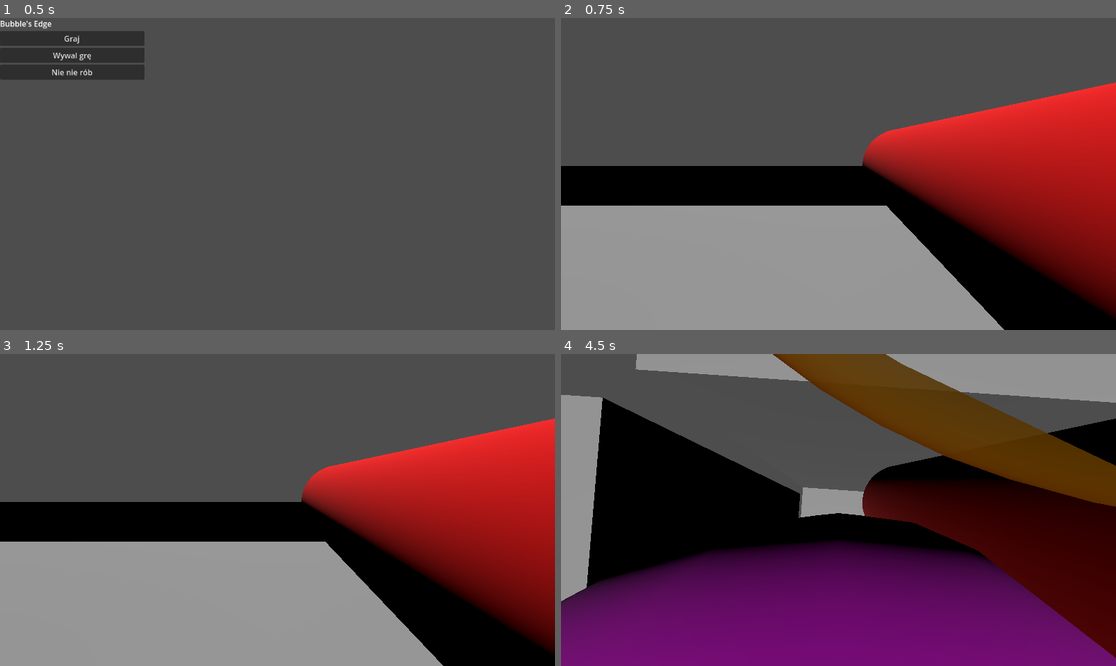
Above: before the commit, frames 1-4 (two rows, left to right).
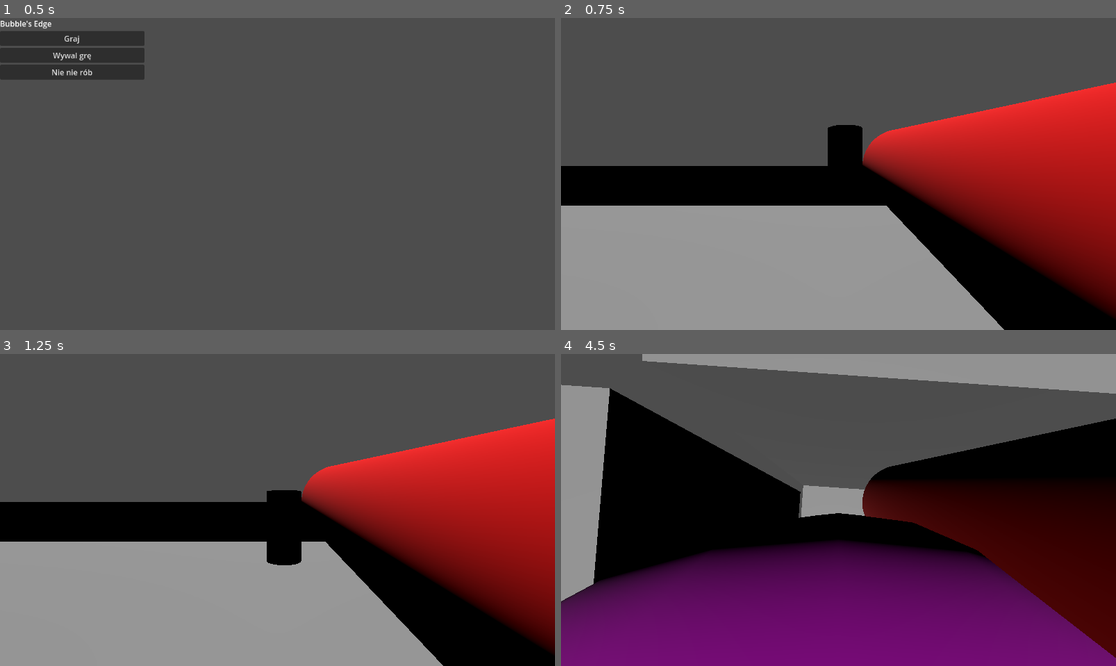
Above: after the commit, the same moments.

Repository: PieroganoReggiano/Bul-bul-myslenia
Game: Godot game, scene res://korzen.tscn
Two runs of this game, one before a commit and one after it. Both use one fixed random seed, a clock stepped at 60 frames per second and the inputs below.
Inputs (mouse positions are in pixels of both pictures, inside the frame that each line leads up to):
- Up to frame 1 (0.5 s): no input
- Up to frame 2 (0.75 s): click "Graj" at 0.5 s
- Up to frame 3 (1.25 s): no input
- Up to frame 4 (4.5 s): tap Enter at 1.25 s; move the mouse to (866, 510) at 1.27 s; hold 2 (bombel_antigravity, bound only after the commit) 1.28-2.03 s; hold Up (move_forward) from 1.28 s (still down); tap Space (move_jump) at 1.52, 2, 2.27, 3.77 s; tap 1 (bombel_sticky, bound only after the commit) at 1.55, 2.1, 3.05 s; move the mouse to (810, 510) at 2.02 s; tap 2 (bombel_antigravity, bound only after the commit) at 2.3, 3.8 s; move the mouse to (849, 503) at 2.77 s; hold C (move_crouch) 2.78-3.53 s; move the mouse to (832, 516) at 3.52 s; tap Shift (move_speed) at 3.6 s; move the mouse to (877, 513) at 4.27 s; press the mouse at (877, 513) at 4.28 s

Frame 1 is identical in both runs. In frame 2, 0.8% of the frame differs, in the area x 48-55%, y 34-48%; in frame 3, 0.7%; in frame 4, 14%, in the area x 0-100%, y 0-75%.

Commit message:
dodanie bombla antygrawitacja i zmiany amunicji bomblow do pistoletu pod guzikami 1, 2

Diff:
--- a/korzen.gd
+++ b/korzen.gd
@@ -89,5 +89,9 @@
 				current_player.jump_input(true)
 			elif event.is_action_released("move_jump"):
 				current_player.jump_input(false)
+			elif event.is_action_pressed("bombel_sticky"):
+				current_player.change_bombel(0)
+			elif event.is_action_pressed("bombel_antigravity"):
+				current_player.change_bombel(1)
 			var input_dir := Input.get_vector("move_left", "move_right", "move_forward", "move_back")
 			current_player.move_input(input_dir)
--- a/parkourowiec.gd
+++ b/parkourowiec.gd
@@ -23,8 +23,20 @@
 var movement_input_state := Vector2(0.0, 0.0)
 var jump_state = false
 
+var choosen_bombel = 0
+
 #@export var naboj_scene: PackedScene = preload("res://naboj.tscn")
 @export var naboj_scene: PackedScene = preload("res://sceny/sticky_bombel.tscn")
+
+func change_naboj():
+	if choosen_bombel == 0:
+		naboj_scene = preload("res://sceny/sticky_bombel.tscn")
+	elif choosen_bombel == 1:
+		naboj_scene = preload("res://sceny/antigravity_bombel.tscn")
+
+func change_bombel(new_bombel):
+	choosen_bombel = new_bombel
+	change_naboj()
 
 func shoot():
 	if not naboj_scene:
--- a/project.godot
+++ b/project.godot
@@ -75,3 +75,13 @@
 "events": [Object(InputEventMouseButton,"resource_local_to_scene":false,"resource_name":"","device":-1,"window_id":0,"a …(258 unchanged characters)…
 ]
 }
+bombel_sticky={
+"deadzone": 0.5,
+"events": [Object(InputEventKey,"resource_local_to_scene":false,"resource_name":"","device":-1,"window_id":0,"alt_pressed":false,"shift_pressed":false,"ctrl_pressed":false,"meta_pressed":false,"pressed":false,"keycode":0,"physical_keycode":49,"key_label":0,"unicode":49,"location":0,"echo":false,"script":null)
+]
+}
+bombel_antigravity={
+"deadzone": 0.5,
+"events": [Object(InputEventKey,"resource_local_to_scene":false,"resource_name":"","device":-1,"window_id":0,"alt_pressed":false,"shift_pressed":false,"ctrl_pressed":false,"meta_pressed":false,"pressed":false,"keycode":0,"physical_keycode":50,"key_label":0,"unicode":50,"location":0,"echo":false,"script":null)
+]
+}
--- /dev/null
+++ b/sceny/antigravity_bombel.gdshader
@@ -0,0 +1,14 @@
+shader_type spatial;
+
+void vertex() {
+	// Called for every vertex the material is visible on.
+}
+
+void fragment() {
+	ALBEDO=vec3(0, 0, 1);
+}
+
+//void light() {
+	// Called for every pixel for every light affecting the material.
+	// Uncomment to replace the default light processing function with this one.
+//}
--- /dev/null
+++ b/sceny/antigravity_bombel.tscn
@@ -0,0 +1,55 @@
+[gd_scene load_steps=8 format=3 uid="uid://p8iwletsp42r"]
+
+[ext_resource type="Script" path="res://skrypty/antigravity_bombel.gd" id="1_ma8dl"]
+[ext_resource type="Shader" path="res://sceny/antigravity_bombel.gdshader" id="2_krvdt"]
+
+[sub_resource type="PhysicsMaterial" id="PhysicsMaterial_fbhe2"]
+rough = true
+bounce = 0.27
+
+[sub_resource type="SphereMesh" id="SphereMesh_sqddt"]
+resource_local_to_scene = true
+
+[sub_resource type="ShaderMaterial" id="ShaderMaterial_pvhuh"]
+render_priority = 0
+shader = ExtResource("2_krvdt")
+
+[sub_resource type="SphereShape3D" id="SphereShape3D_yetvf"]
+resource_local_to_scene = true
+
+[sub_resource type="SphereShape3D" id="SphereShape3D_eltx0"]
+resource_local_to_scene = true
+margin = 0.03
+
+[node name="AntiGravityBombel" type="RigidBody3D"]
+mass = 0.121
+physics_material_override = SubResource("PhysicsMaterial_fbhe2")
+script = ExtResource("1_ma8dl")
+
+[node name="MeshInstance3D" type="MeshInstance3D" parent="."]
+mesh = SubResource("SphereMesh_sqddt")
+skeleton = NodePath("")
+surface_material_override/0 = SubResource("ShaderMaterial_pvhuh")
+
+[node name="LiftArea" type="Area3D" parent="."]
+collision_layer = 6
+collision_mask = 6
+
+[node name="CollisionShape3D" type="CollisionShape3D" parent="LiftArea"]
+transform = Transform3D(0.8, 0, 0, 0, 0.8, 0, 0, 0, 0.8, 0, 0, 0)
+shape = SubResource("SphereShape3D_yetvf")
+
+[node name="CollisionShape3D" type="CollisionShape3D" parent="."]
+transform = Transform3D(0.8, 0, 0, 0, 0.8, 0, 0, 0, 0.8, 0, 0, 0)
+shape = SubResource("SphereShape3D_eltx0")
+
+[node name="StickArea" type="Area3D" parent="."]
+collision_layer = 2
+collision_mask = 2
+
+[node name="CollisionShape3D" type="CollisionShape3D" parent="StickArea"]
+transform = Transform3D(0.8, 0, 0, 0, 0.8, 0, 0, 0, 0.8, 0, 0, 0)
+shape = SubResource("SphereShape3D_yetvf")
+
+[connection signal="body_entered" from="LiftArea" to="." method="_on_pusharea_body_entered"]
+[connection signal="body_entered" from="StickArea" to="." method="_on_stickarea_body_entered"]
--- a/sceny/arena_1.tscn
+++ b/sceny/arena_1.tscn
@@ -1,6 +1,7 @@
-[gd_scene load_steps=6 format=3 uid="uid://p3dgkuct271i"]
+[gd_scene load_steps=9 format=3 uid="uid://p3dgkuct271i"]
 
-[ext_resource type="PackedScene" uid="uid://ck5h0es50dt5v" path="res://sceny/sticky_bombel.tscn" id="1_c113w"]
+[ext_resource type="PackedScene" uid="uid://buxiuk4x5exwn" path="res://sceny/sticky_bombel.tscn" id="1_c113w"]
+[ext_resource type="PackedScene" uid="uid://p8iwletsp42r" path="res://sceny/antigravity_bombel.tscn" id="2_ddqlp"]
 
 [sub_resource type="BoxShape3D" id="BoxShape3D_d4eis"]
 size = Vector3(20, 1, 20)
@@ -13,6 +14,10 @@
 
 [sub_resource type="BoxMesh" id="BoxMesh_61xi8"]
 size = Vector3(20, 2, 1)
+
+[sub_resource type="CylinderMesh" id="CylinderMesh_yr617"]
+
+[sub_resource type="CylinderShape3D" id="CylinderShape3D_6uicg"]
 
 [node name="Arena1" type="Node3D"]
 
@@ -73,6 +78,9 @@
 [node name="Bombel" parent="." instance=ExtResource("1_c113w")]
 transform = Transform3D(1, 0, 0, 0, 1, 0, 0, 0, 1, -0.0173597, 0.75143, 0.00983429)
 
+[node name="AntiGravityBombel" parent="." instance=ExtResource("2_ddqlp")]
+transform = Transform3D(1, 0, 0, 0, 1, 0, 0, 0, 1, 0, 2.1918, 5.80235)
+
 [node name="Bombel2" parent="." instance=ExtResource("1_c113w")]
 transform = Transform3D(1, 0, 0, 0, 1, 0, 0, 0, 1, -9.6058, 1.0651, 0.759019)
 
@@ -84,3 +92,15 @@
 
 [node name="DirectionalLight3D" type="DirectionalLight3D" parent="."]
 transform = Transform3D(1, 0, 0, 0, -0.243073, 0.970008, 0, -0.970008, -0.243073, 0, 1.41495, 0)
+
+[node name="do debugu" type="RigidBody3D" parent="."]
+transform = Transform3D(1, 0, 0, 0, 1, 0, 0, 0, 1, 4.8053, 2.40734, -6.35225)
+collision_layer = 5
+collision_mask = 5
+mass = 1e+06
+
+[node name="MeshInstance3D" type="MeshInstance3D" parent="do debugu"]
+mesh = SubResource("CylinderMesh_yr617")
+
+[node name="CollisionShape3D" type="CollisionShape3D" parent="do debugu"]
+shape = SubResource("CylinderShape3D_6uicg")
--- /dev/null
+++ b/skrypty/antigravity_bombel.gd
@@ -0,0 +1,84 @@
+extends RigidBody3D
+
+@export var lift_time: float = 5.0  # Time to lift the object
+@export var lift_force_multiplier: float = 10.0  # Multiplier for lift force
+@export var return_speed: float = 0.1  # Interpolation factor for smooth return
+@export var stop_return_distance: float = 0.01  # Stop returning when this distance is reached
+@export var attachment_offset: Vector3 = Vector3(0, 1, 0)  # Offset for Bombel position relative to the object
+
+@onready var area = $LiftArea
+var lifting: bool = false
+var timer: float = 0.0
+var attached_body: RigidBody3D = null
+var original_position: Vector3 = Vector3.ZERO
+var returning: bool = false
+
+func _ready():
+	# Connect the body_entered signal
+	area.connect("body_entered", Callable(self, "_on_body_entered"))
+	print("Bombel is ready and monitoring collisions.")
+
+func _physics_process(delta: float):
+	# Lifting logic
+	if lifting and is_instance_valid(attached_body):
+		timer -= delta
+		if timer <= 0.0:
+			print("Lifting time ended. Releasing object.")
+			stop_lifting()
+		else:
+			# Apply a strong upward force to lift the attached object
+			var required_force = attached_body.mass * 9.8 * lift_force_multiplier
+			attached_body.apply_central_force(Vector3.UP * required_force)
+
+			# Synchronize Bombel's position with the attached object
+			self.global_position = attached_body.global_position + attachment_offset
+
+	# Smoothly return the object to its original position
+	if returning and is_instance_valid(attached_body):
+		# Disable physics reactions
+		attached_body.freeze = true
+
+		# Move the object back to its original position smoothly using lerp
+		attached_body.global_position = attached_body.global_position.lerp(original_position, return_speed)
+
+		# Check if the object is close enough to stop returning
+		if attached_body.global_position.distance_to(original_position) <= stop_return_distance:
+			print("Object returned to its original position.")
+			returning = false
+			attached_body.freeze = false  # Re-enable physics
+			attached_body = null
+
+			# Queue Bombel for removal
+			queue_free()
+
+func _on_body_entered(body):
+	# Attach to the object if no other body is already attached
+	if attached_body == null and body is RigidBody3D and body.has_method("apply_central_force"):
+		print("Collision detected with: ", body)
+		attached_body = body
+		original_position = body.global_position  # Save the object's original position
+
+		# Attach Bombel to the object
+		area.monitoring = false
+		self.global_position = body.global_position + attachment_offset
+
+		print("Bombel attached to object: ", body)
+		start_lifting()
+
+func start_lifting():
+	if lifting:
+		return  # Avoid duplicate lifting logic
+	lifting = true
+	timer = lift_time
+	print("Lifting started. Timer: ", lift_time)
+
+func stop_lifting():
+	# Stop lifting and prepare to return the object
+	lifting = false
+	returning = true
+	print("Lifting stopped.")
+
+func _exit_tree():
+	# Clean up the signal connection
+	if area:
+		area.disconnect("body_entered", Callable(self, "_on_body_entered"))
